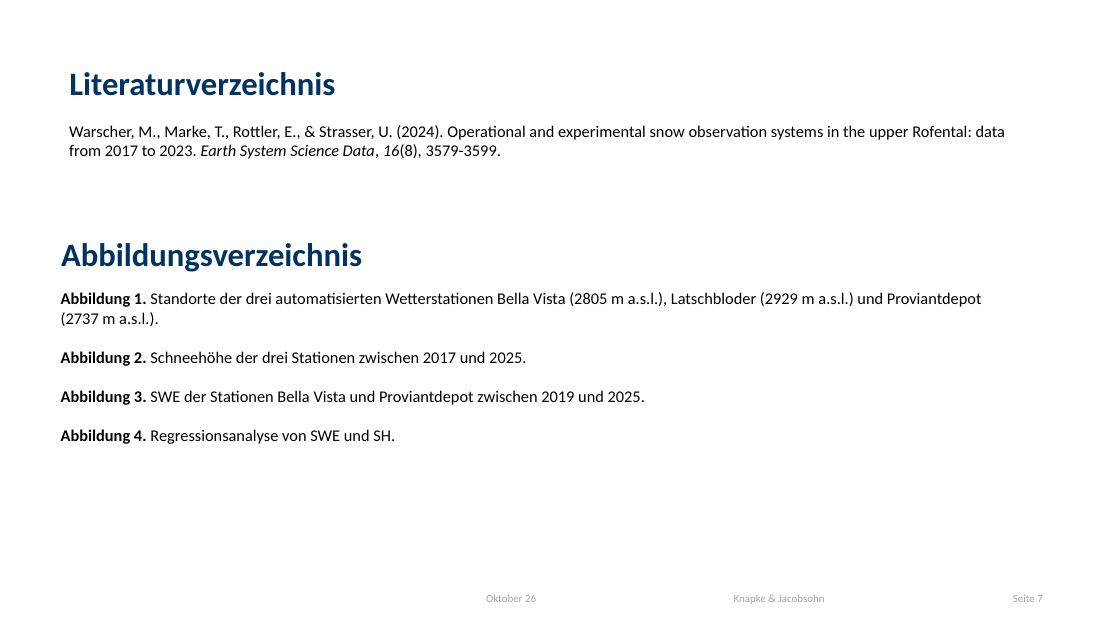
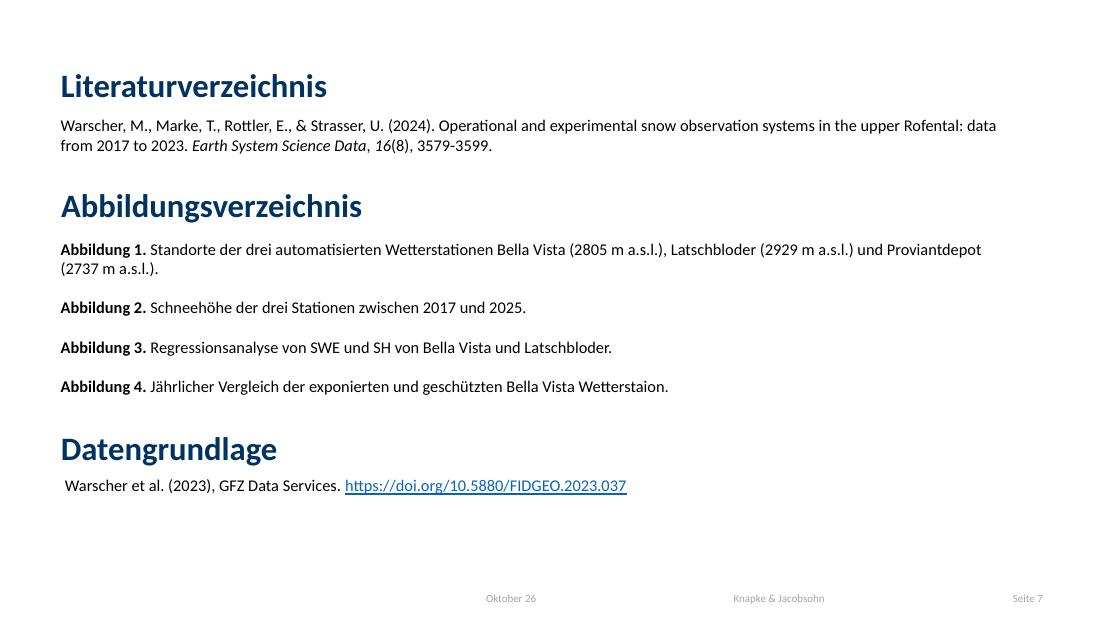
Before and after one commit to 20jacobs/Snow_rofental, a slide deck: slide 7 of Schnee_Datenanalyse.pptx. Drawn at 1120x630 pixels with LibreOffice and Linux fonts; fonts in the diff are those of the drawing; background and template pictures are left out. Boxes give left, top, right and bottom in pixels: in the first picture for what was removed or moved away, otherwise in the second. Text is boxed around its words. In the diff, an @@ line names an element or a change of style, - is before the commit and + after.

```diff
--- a/Schnee_Datenanalyse.pptx
+++ b/Schnee_Datenanalyse.pptx
@@ title "Literaturverzeichnis": place and size @@
-title "Literaturverzeichnis" at (69, 72, 335, 96)
+title "Literaturverzeichnis" at (61, 74, 327, 98)
@@ text "Warscher, M., Marke, T., Rottler, ...": place and size @@
-text "Warscher, M., Marke, T., Rottler, ..." at (69, 125, 1005, 159)
+text "Warscher, M., Marke, T., Rottler, ..." at (61, 119, 996, 154)
@@ text "Abbildungsverzeichnis": place and size @@
-text "Abbildungsverzeichnis" at (61, 243, 362, 272)
+text "Abbildungsverzeichnis" at (61, 194, 362, 223)
@@ text "Abbildung 1. Standorte der drei ...": place and size @@
-text "Abbildung 1. Standorte der drei ..." at (61, 292, 982, 444)
+text "Abbildung 1. Standorte der drei ..." at (61, 243, 982, 395)
@@ text at (61, 341, 669, 395): text changed @@
-Abbildung 3. SWE der Stationen Bella Vista und Proviantdepot zwischen 2019 und 2025.
-Abbildung 4. Regressionsanalyse von SWE und SH.
+Abbildung 3. Regressionsanalyse von SWE und SH von Bella Vista und Latschbloder.
+Abbildung 4. Jährlicher Vergleich der exponierten und geschützten Bella Vista Wetterstaion.
@@ text added at (61, 437, 277, 466), 28 pt, text #003361, bold @@
+Datengrundlage
@@ text added at (65, 479, 626, 495), 14 pt, text #0563C1, underline @@
+Warscher et al. (2023), GFZ Data Services. https://doi.org/10.5880/FIDGEO.2023.037
```
Also in this commit, not shown: 6 other slides changed, 1 slide added, 6 other files.
